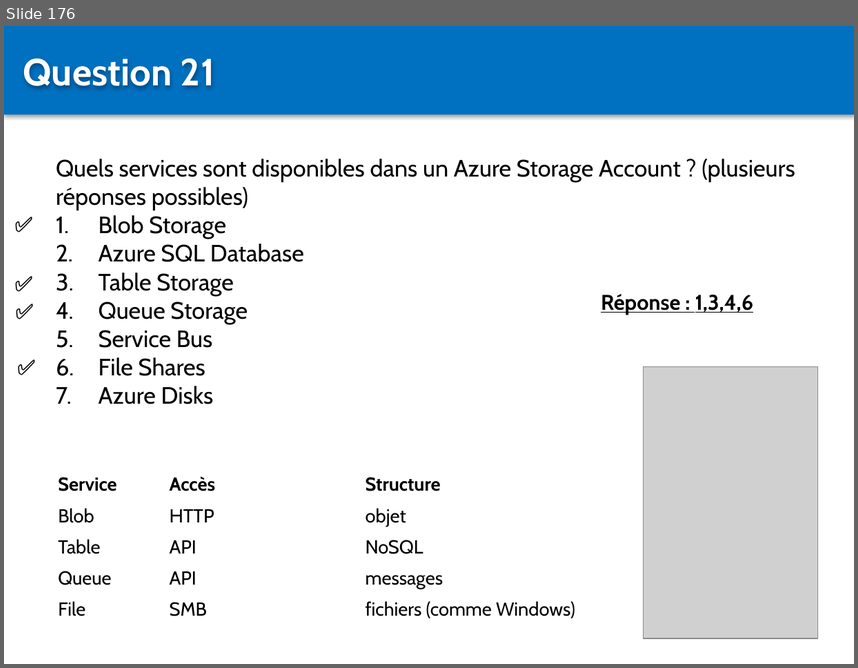
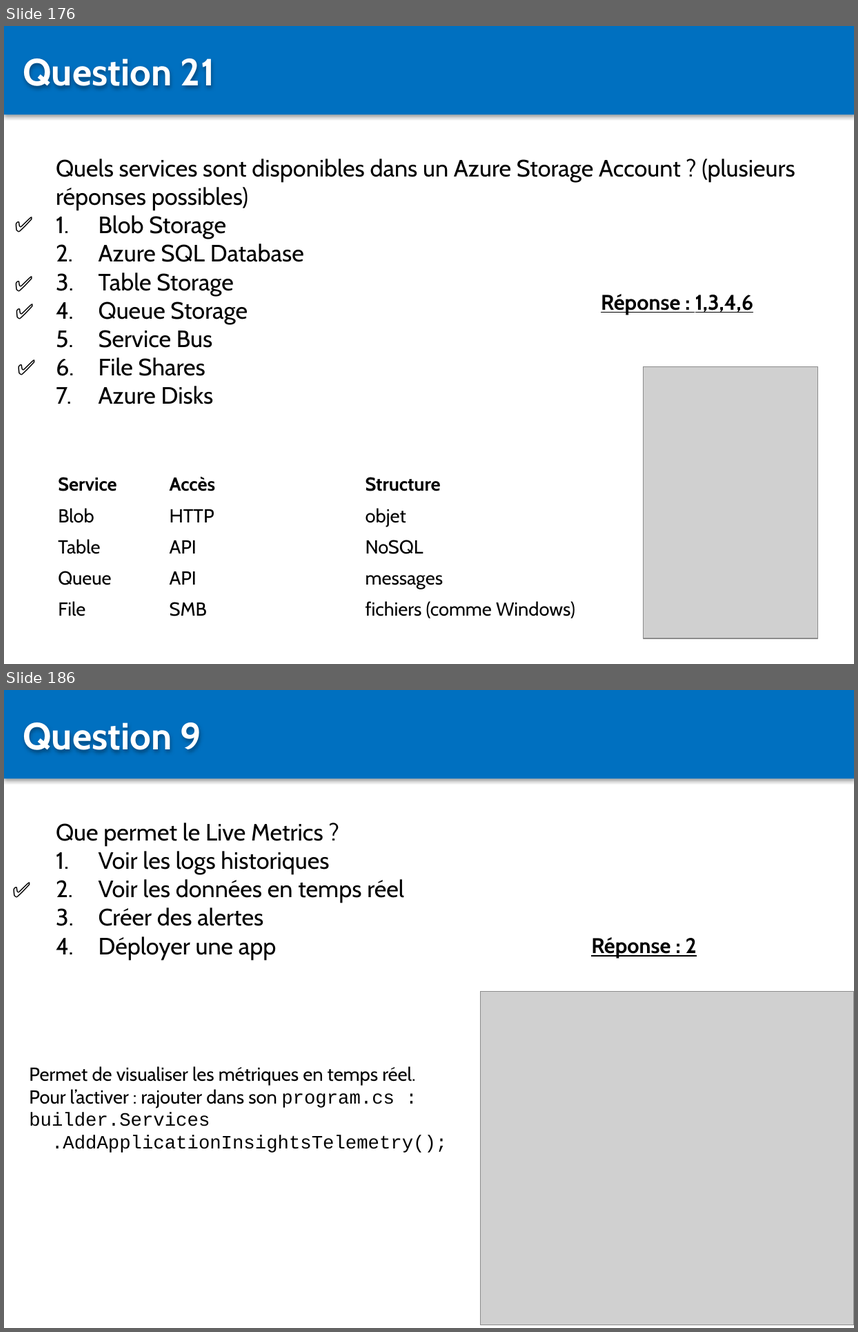
Before and after one commit to Sybaris-Classroom/az-204, a slide deck: Quiz/Quiz.pptx. Shown one above the other, each under a label of ours: slide 176 before the commit, slides 176 and 186 after it; the slides between them are not shown. The pictures are 858x668 and 858x1332 pixels, drawn with LibreOffice and Linux fonts; fonts in the diff are those of the drawing; grey boxes stand for pictures. Boxes give left, top, right and bottom in pixels: in the first picture for what was removed or moved away, otherwise in the second. Text is boxed around its words. In the diff, an @@ line names an element or a change of style, - is before the commit and + after.

```diff
--- a/Quiz/Quiz.pptx
+++ b/Quiz/Quiz.pptx
@@ slide 186 added at [4,690,854,1328], background #FFFFFF @@
@@ rectangle added at [4,690,854,778], fill #0070C0 @@
@@ text added at [23,722,202,752], 32 pt, text #FFFFFF, bold @@
+Question 9
@@ text added at [56,822,404,960], 20 pt, text #000000 @@
+Que permet le Live Metrics ?
+1. Voir les logs historiques
+2. Voir les données en temps réel
+3. Créer des alertes
+4. Déployer une app
@@ text added at [4,872,56,906], 18 pt, text #000000, bold @@
+✅
@@ text added at [591,937,697,958], 18 pt, text #000000, bold, underline @@
+Réponse : 2
@@ picture added at [480,991,854,1324] @@
@@ text added at [29,1066,447,1152], 16 pt, text #000000 @@
+Permet de visualiser les métriques en temps réel.
+Pour l’activer : rajouter dans son program.cs :
+builder.Services
+.AddApplicationInsightsTelemetry();
```
Also in this commit, not shown: 1 slide changed, 22 other slides added, 6 other files.
